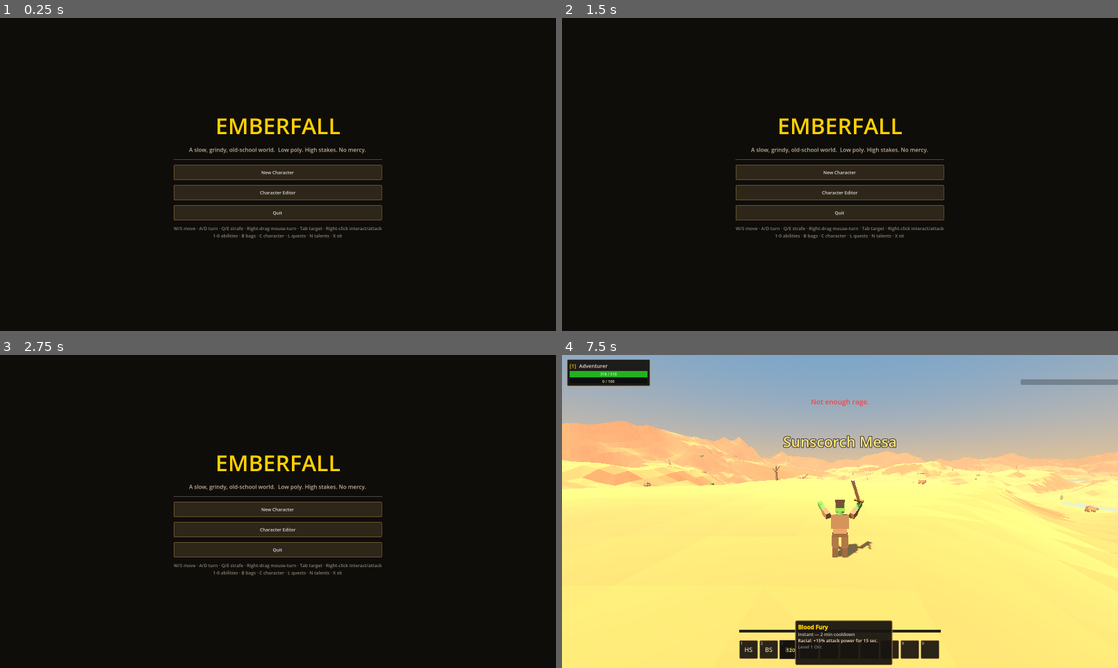
Above: before the commit, frames 1-4 (two rows, left to right).
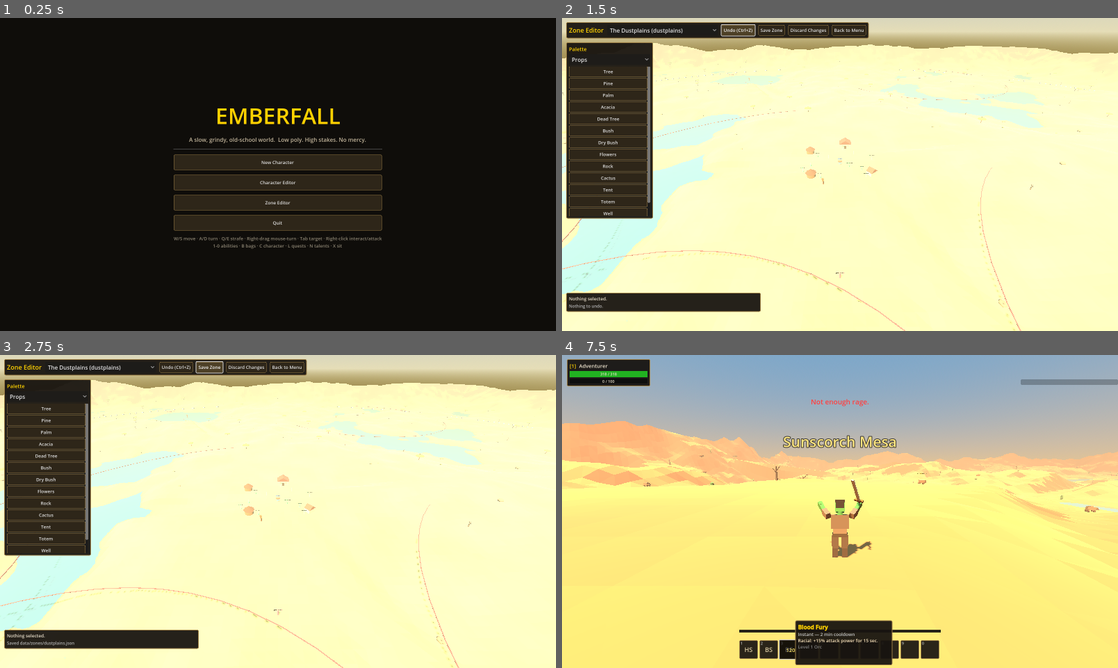
Above: after the commit, the same moments.

Repository: DenislavB/game
Game: Godot game, scene res://scenes/Main.tscn
The game is run twice, just before and just after one commit, with the same random seed, the same clock (stepped at 60 frames per second) and the same inputs.
Inputs (mouse positions are in pixels of both pictures, inside the frame that each line leads up to):
- Up to frame 1 (0.25 s): no input
- Up to frame 2 (1.5 s): click (840, 202) at 0.5 s, where only the run after the commit has a clickable "Zone Editor"; click (739, 30) at 1.25 s, where only the run after the commit has a clickable "Undo (Ctrl+Z)"
- Up to frame 3 (2.75 s): click (211, 367) at 2 s, where only the run after the commit has a clickable "Save Zone"
- Up to frame 4 (7.5 s): click (806, 367) at 2.75 s, where only the run after the commit has a clickable "Discard Changes"; click (851, 367) at 3.5 s, where only the run after the commit has a clickable "Back to Menu"; click "New Character" at 4.25 s; click "Enter the World" at 5 s; click "HS" at 5.75 s; click "BS" at 6.5 s; click "BF" at 7.25 s

The runs differ from the first frame. In frame 1, 7.9% of the frame differs, in the area x 31-69%, y 28-74%; in frame 2, 95%; in frame 3, 95%, in the area x 0-100%, y 0-100%; in frame 4, less than 0.1%.

Commit message:
Add drag-to-place Zone Editor with undo and JSON write-back
- New Zone Editor screen on the main menu: pick any zone, fly around
  it (WASD + RMB look, wheel for speed) and edit it live.
- Palette panels for props, buildings, NPCs, mob spawn areas and gather
  areas; picking a brush shows a translucent ghost that follows the
  terrain, LMB drops it (repeatable), RMB/Esc cancels.
- Click any placed object to select it: drag to move (snapped to 0.5m),
  R / Shift+R rotates, +/- scales meshes or resizes spawn/gather radii,
  Delete removes. Selection ring + live info readout.
- Undo stack (Ctrl+Z, 50 steps) covering place, move, rotate, scale and
  delete; Discard Changes re-reads the JSON from disk.
- Save writes straight back to data/zones/<id>.json and updates the
  live DB so a play session picks the changes up immediately.
- Zone.build gained a decor_only mode (terrain/sky/water/ambient props)
  so the editor draws all placeable content itself, and zones now render
  a placed_props list for exact hand-placed props alongside the random
  scatter sets.

Diff:
--- a/scripts/main.gd
+++ b/scripts/main.gd
@@ -12,6 +12,7 @@
 
 
 var editor: CharacterEditor = null
+var zone_editor: ZoneEditor = null
 
 
 func _ready() -> void:
@@ -20,6 +21,7 @@
 	add_child(menus)
 	menus.start_game.connect(_on_start_game)
 	menus.open_editor.connect(_on_open_editor)
+	menus.open_zone_editor.connect(_on_open_zone_editor)
 	Events.request_zone_travel.connect(_on_zone_travel)
 	Events.request_exit_to_menu.connect(_on_exit_to_menu)
 
@@ -45,6 +47,18 @@
 	editor.closed.connect(func():
 		editor.queue_free()
 		editor = null
+		menus.visible = true
+		menus.show_menu())
+
+
+func _on_open_zone_editor() -> void:
+	menus.visible = false
+	zone_editor = ZoneEditor.new()
+	add_child(zone_editor)
+	zone_editor.closed.connect(func():
+		zone_editor.queue_free()
+		zone_editor = null
+		Game.zone_node = null
 		menus.visible = true
 		menus.show_menu())
 
--- a/scripts/screens/menus.gd
+++ b/scripts/screens/menus.gd
@@ -4,6 +4,7 @@
 
 signal start_game
 signal open_editor
+signal open_zone_editor
 
 var menu_root: Control
 var create_root: Control
@@ -74,6 +75,9 @@
 	var editor_b := UI.button("Character Editor", func(): open_editor.emit())
 	editor_b.custom_minimum_size = Vector2(280, 44)
 	v.add_child(editor_b)
+	var zone_editor_b := UI.button("Zone Editor", func(): open_zone_editor.emit())
+	zone_editor_b.custom_minimum_size = Vector2(280, 44)
+	v.add_child(zone_editor_b)
 	var quitb := UI.button("Quit", func(): get_tree().quit())
 	quitb.custom_minimum_size = Vector2(280, 44)
 	v.add_child(quitb)
--- /dev/null
+++ b/scripts/screens/zone_editor.gd
@@ -0,0 +1,586 @@
+class_name ZoneEditor
+extends Node3D
+## Zone Editor — drag-to-place world editing, in-game.
+##
+## Pick a zone, fly around it, and place props, buildings, NPCs, mob
+## spawns and gather areas straight into the world. Everything edits a
+## working copy of the zone's JSON definition and writes back to
+## res://data/zones/<id>.json on Save.
+##
+## Controls:
+##   WASD + mouse wheel .... fly / fly speed
+##   Hold RMB + drag ....... look around
+##   Palette click ......... pick a brush, LMB places, Esc/RMB cancels
+##   LMB on an object ...... select it; drag to move it
+##   R / Shift+R ........... rotate selection +/- 15 degrees
+##   + / - ................. scale selection (props and buildings)
+##   Delete ................ remove selection
+##   Ctrl+Z ................ undo
+
+signal closed
+
+const FLY_SPEED_MIN := 6.0
+const FLY_SPEED_MAX := 120.0
+const UNDO_LIMIT := 50
+
+# Palette contents. NPC kinds and mob/gather types come from data.
+const PROP_TYPES := ["tree", "pine", "palm", "acacia", "dead_tree", "bush",
+	"dry_bush", "flowers", "rock", "cactus", "tent", "totem", "well", "campfire"]
+const BUILDING_TYPES := ["human_house", "human_inn", "church", "tower",
+	"orc_hut", "orc_hall", "campfire"]
+
+var zone_id := ""
+var zdef: Dictionary = {}        # working copy; written back on Save
+var zone: Zone = null
+
+var cam: Camera3D
+var _fly_speed := 30.0
+var _looking := false
+
+# One overlay node per editable JSON entry, kept in lockstep.
+# Each record: {cat, entry (Dictionary ref into zdef), node}
+var _objects: Array = []
+var _overlay: Node3D = null
+
+var _brush_cat := ""             # "" = no brush (select mode)
+var _brush_type := ""
+var _ghost: Node3D = null
+var _selected: Dictionary = {}   # record from _objects, {} = none
+var _sel_ring: MeshInstance3D = null
+var _dragging := false
+var _drag_before: Dictionary = {}  # zdef snapshot for the move's undo step
+
+var _undo_stack: Array = []
+
+# UI
+var ui: CanvasLayer
+var palette_box: VBoxContainer
+var info_label: Label
+var status_label: Label
+var zone_pick: OptionButton
+var cat_pick: OptionButton
+
+
+func _ready() -> void:
+	cam = Camera3D.new()
+	cam.far = 900.0
+	cam.position = Vector3(0, 80, 120)
+	cam.rotation_degrees.x = -35
+	add_child(cam)
+	cam.current = true
+	_build_ui()
+	var first := ""
+	for zid in DB.zones:
+		first = str(zid)
+		break
+	_load_zone(first)
+
+
+func _exit_tree() -> void:
+	if Game.zone_node == zone:
+		Game.zone_node = null
+
+
+# ================================================================ zone load
+
+func _load_zone(zid: String) -> void:
+	zone_id = zid
+	zdef = (DB.zones[zid] as Dictionary).duplicate(true)
+	if zone != null and is_instance_valid(zone):
+		zone.queue_free()
+	zone = Zone.new()
+	add_child(zone)
+	zone.build(zid, true)  # terrain/sky/water only; we draw the rest
+	_undo_stack.clear()
+	_selected = {}
+	_cancel_brush()
+	_rebuild_overlay()
+	_status("Editing %s — %d placeable objects." % [str(zdef.get("name", zid)), _objects.size()])
+
+
+func _rebuild_overlay() -> void:
+	## (Re)draw every editable object from the working definition.
+	_objects.clear()
+	_selected = {}
+	if _overlay != null and is_instance_valid(_overlay):
+		_overlay.queue_free()
+	_overlay = Node3D.new()
+	add_child(_overlay)
+	_sel_ring = MeshInstance3D.new()
+	var ring := TorusMesh.new()
+	ring.inner_radius = 1.2
+	ring.outer_radius = 1.45
+	_sel_ring.mesh = ring
+	_sel_ring.material_override = Props.mat(Color(1.0, 0.82, 0.0), true)
+	_sel_ring.visible = false
+	_overlay.add_child(_sel_ring)
+	for b in zdef.get("buildings", []):
+		_add_object("buildings", b)
+	for p in zdef.get("placed_props", []):
+		_add_object("placed_props", p)
+	for n in zdef.get("npcs", []):
+		_add_object("npcs", n)
+	for s in zdef.get("spawns", []):
+		_add_object("spawns", s)
+	for g in zdef.get("gather_nodes", []):
+		_add_object("gather_nodes", g)
+
+
+func _add_object(cat: String, entry: Dictionary) -> Dictionary:
+	var node := _make_visual(cat, entry)
+	_overlay.add_child(node)
+	_position_visual(node, entry)
+	var rec := { "cat": cat, "entry": entry, "node": node }
+	_objects.append(rec)
+	return rec
+
+
+func _make_visual(cat: String, entry: Dictionary) -> Node3D:
+	match cat:
+		"buildings":
+			var btype := str(entry["type"])
+			var rng := RandomNumberGenerator.new()
+			return Props.build_prop("campfire", rng) if btype == "campfire" else Props.build_building(btype)
+		"placed_props":
+			var rng2 := RandomNumberGenerator.new()
+			rng2.seed = int(entry.get("x", 0)) * 31 + int(entry.get("z", 0))
+			return Props.build_prop(str(entry["type"]), rng2)
+		"npcs":
+			return _marker(Color(0.35, 0.95, 0.35), str(entry.get("name", "NPC")), 0.0)
+		"spawns":
+			return _marker(Color(0.9, 0.25, 0.25),
+				"%s x%d" % [str(entry.get("mob", "?")), int(entry.get("count", 1))],
+				float(entry.get("r", 10)))
+		"gather_nodes":
+			return _marker(Color(0.4, 0.7, 1.0),
+				"%s x%d" % [str(entry.get("type", "?")), int(entry.get("count", 1))],
+				float(entry.get("r", 10)))
+	return Node3D.new()
+
+
+func _marker(color: Color, text: String, radius: float) -> Node3D:
+	## Pin + floating label; area entries also show their radius ring.
+	var root := Node3D.new()
+	var post := MeshInstance3D.new()
+	post.mesh = Props._cyl(0.12, 0.3, 2.6, 6)
+	post.material_override = Props.mat(color, true)
+	post.position.y = 1.3
+	root.add_child(post)
+	var lbl := Label3D.new()
+	lbl.text = text
+	lbl.font_size = 36
+	lbl.pixel_size = 0.012
+	lbl.billboard = BaseMaterial3D.BILLBOARD_ENABLED
+	lbl.position.y = 3.2
+	lbl.modulate = color.lightened(0.3)
+	root.add_child(lbl)
+	if radius > 0.5:
+		var ring := MeshInstance3D.new()
+		var torus := TorusMesh.new()
+		torus.inner_radius = radius - 0.15
+		torus.outer_radius = radius + 0.15
+		ring.mesh = torus
+		ring.material_override = Props.mat(Color(color, 0.5))
+		ring.position.y = 0.4
+		root.add_child(ring)
+	return root
+
+
+func _position_visual(node: Node3D, entry: Dictionary) -> void:
+	var x := float(entry.get("x", 0))
+	var z := float(entry.get("z", 0))
+	node.position = Vector3(x, zone.terrain.height_at(x, z) - 0.05, z)
+	node.rotation.y = deg_to_rad(float(entry.get("rot", 0)))
+	if entry.has("scale"):
+		node.scale = Vector3.ONE * float(entry["scale"])
+
+
+# ================================================================ input
+
+func _unhandled_input(event: InputEvent) -> void:
+	if event is InputEventMouseButton:
+		var mb := event as InputEventMouseButton
+		match mb.button_index:
+			MOUSE_BUTTON_WHEEL_UP:
+				_fly_speed = minf(_fly_speed * 1.15, FLY_SPEED_MAX)
+			MOUSE_BUTTON_WHEEL_DOWN:
+				_fly_speed = maxf(_fly_speed / 1.15, FLY_SPEED_MIN)
+			MOUSE_BUTTON_RIGHT:
+				if mb.pressed and _brush_cat != "":
+					_cancel_brush()
+				else:
+					_looking = mb.pressed
+					Input.mouse_mode = Input.MOUSE_MODE_CAPTURED if mb.pressed else Input.MOUSE_MODE_VISIBLE
+			MOUSE_BUTTON_LEFT:
+				if mb.pressed:
+					_on_click(mb.position)
+				elif _dragging:
+					_end_drag()
+	elif event is InputEventMouseMotion:
+		var mm := event as InputEventMouseMotion
+		if _looking:
+			cam.rotation.y -= mm.relative.x * 0.0038
+			cam.rotation.x = clampf(cam.rotation.x - mm.relative.y * 0.0038, deg_to_rad(-85), deg_to_rad(60))
+		elif _dragging and not _selected.is_empty():
+			var hit := _ground_at(mm.position)
+			if hit != Vector3.INF:
+				_move_selected(hit)
+		elif _brush_cat != "" and _ghost != null:
+			var hit2 := _ground_at(mm.position)
+			if hit2 != Vector3.INF:
+				_ghost.position = hit2 - Vector3(0, 0.05, 0)
+	elif event is InputEventKey and (event as InputEventKey).pressed:
+		var k := event as InputEventKey
+		if k.keycode == KEY_ESCAPE:
+			if _brush_cat != "":
+				_cancel_brush()
+			elif not _selected.is_empty():
+				_set_selected({})
+			else:
+				closed.emit()
+		elif k.keycode == KEY_Z and k.ctrl_pressed:
+			_undo()
+		elif k.keycode == KEY_DELETE and not _selected.is_empty():
+			_delete_selected()
+		elif k.keycode == KEY_R and not _selected.is_empty():
+			_rotate_selected(-15.0 if k.shift_pressed else 15.0)
+		elif k.keycode in [KEY_EQUAL, KEY_KP_ADD] and not _selected.is_empty():
+			_scale_selected(1.15)
+		elif k.keycode in [KEY_MINUS, KEY_KP_SUBTRACT] and not _selected.is_empty():
+			_scale_selected(1.0 / 1.15)
+
+
+func _process(delta: float) -> void:
+	var dir := Vector3.ZERO
+	if Input.is_key_pressed(KEY_W):
+		dir -= cam.global_transform.basis.z
+	if Input.is_key_pressed(KEY_S):
+		dir += cam.global_transform.basis.z
+	if Input.is_key_pressed(KEY_A):
+		dir -= cam.global_transform.basis.x
+	if Input.is_key_pressed(KEY_D):
+		dir += cam.global_transform.basis.x
+	if dir.length_squared() > 0.01:
+		cam.position += dir.normalized() * _fly_speed * delta
+		var half := float(zdef.get("size", 800)) * 0.55
+		cam.position.x = clampf(cam.position.x, -half, half)
+		cam.position.z = clampf(cam.position.z, -half, half)
+		cam.position.y = clampf(cam.position.y, 3.0, 260.0)
+	if not _selected.is_empty() and is_instance_valid(_selected["node"]):
+		_sel_ring.visible = true
+		_sel_ring.position = (_selected["node"] as Node3D).position + Vector3(0, 0.35, 0)
+	else:
+		_sel_ring.visible = false
+
+
+# ================================================================ picking
+
+func _ground_at(screen_pos: Vector2) -> Vector3:
+	var from := cam.project_ray_origin(screen_pos)
+	var dir := cam.project_ray_normal(screen_pos)
+	var query := PhysicsRayQueryParameters3D.create(from, from + dir * 1200.0, 1)
+	var hit := get_world_3d().direct_space_state.intersect_ray(query)
+	if hit.is_empty():
+		return Vector3.INF
+	return hit["position"] as Vector3
+
+
+func _on_click(screen_pos: Vector2) -> void:
+	if _brush_cat != "":
+		var ground := _ground_at(screen_pos)
+		if ground != Vector3.INF:
+			_place_brush(ground)
+		return
+	# Select: nearest object to the click ray, generous 3m grab radius.
+	var from := cam.project_ray_origin(screen_pos)
+	var dir := cam.project_ray_normal(screen_pos)
+	var best: Dictionary = {}
+	var best_d := 3.5
+	for rec in _objects:
+		var node := rec["node"] as Node3D
+		if not is_instance_valid(node):
+			continue
+		var to_obj := (node.position + Vector3(0, 1.2, 0)) - from
+		var along := to_obj.dot(dir)
+		if along < 1.0:
+			continue
+		var d := (to_obj - dir * along).length()
+		if d < best_d:
+			best_d = d
+			best = rec
+	_set_selected(best)
+	if not best.is_empty():
+		_drag_before = zdef.duplicate(true)
+		_dragging = true
+
+
+func _set_selected(rec: Dictionary) -> void:
+	_selected = rec
+	if rec.is_empty():
+		info_label.text = "Nothing selected."
+		return
+	var e: Dictionary = rec["entry"]
+	var what := str(e.get("type", e.get("mob", e.get("name", "object"))))
+	info_label.text = "%s [%s]  (%d, %d)\nDrag to move — R rotate, +/- scale, Del remove" \
+		% [what, str(rec["cat"]), int(e.get("x", 0)), int(e.get("z", 0))]
+
+
+# ================================================================ editing ops
+
+func _snapshot(desc: String) -> void:
+	_undo_stack.append({ "desc": desc, "zdef": zdef.duplicate(true) })
+	if _undo_stack.size() > UNDO_LIMIT:
+		_undo_stack.pop_front()
+
+
+func _undo() -> void:
+	if _undo_stack.is_empty():
+		_status("Nothing to undo.")
+		return
+	var step: Dictionary = _undo_stack.pop_back()
+	zdef = step["zdef"]
+	_rebuild_overlay()
+	_status("Undid: %s" % str(step["desc"]))
+
+
+func _move_selected(ground: Vector3) -> void:
+	var e: Dictionary = _selected["entry"]
+	e["x"] = snappedf(ground.x, 0.5)
+	e["z"] = snappedf(ground.z, 0.5)
+	_position_visual(_selected["node"] as Node3D, e)
+	_set_selected(_selected)  # refresh coords in the info line
+
+
+func _end_drag() -> void:
+	_dragging = false
+	if _drag_before.is_empty():
+		return
+	# Only record an undo step if the drag actually moved something.
+	if JSON.stringify(_drag_before) != JSON.stringify(zdef):
+		_undo_stack.append({ "desc": "move", "zdef": _drag_before })
+		if _undo_stack.size() > UNDO_LIMIT:
+			_undo_stack.pop_front()
+	_drag_before = {}
+
+
+func _rotate_selected(degrees: float) -> void:
+	_snapshot("rotate")
+	var e: Dictionary = _selected["entry"]
+	e["rot"] = fmod(float(e.get("rot", 0)) + degrees + 360.0, 360.0)
+	_position_visual(_selected["node"] as Node3D, e)
+
+
+func _scale_selected(factor: float) -> void:
+	var cat := str(_selected["cat"])
+	if cat in ["npcs", "spawns", "gather_nodes"]:
+		# Area entries scale their RADIUS instead of a mesh.
+		if cat == "npcs":
+			return
+		_snapshot("resize area")
+		var e: Dictionary = _selected["entry"]
+		e["r"] = clampf(float(e.get("r", 10)) * factor, 3.0, 120.0)
+		_refresh_selected_visual()
+		return
+	_snapshot("scale")
+	var e2: Dictionary = _selected["entry"]
+	e2["scale"] = clampf(float(e2.get("scale", 1.0)) * factor, 0.25, 4.0)
+	_position_visual(_selected["node"] as Node3D, e2)
+
+
+func _refresh_selected_visual() -> void:
+	## Rebuild just the selected object's node (labels/rings show live data).
+	var rec := _selected
+	var old := rec["node"] as Node3D
+	if is_instance_valid(old):
+		old.queue_free()
+	var node := _make_visual(str(rec["cat"]), rec["entry"])
+	_overlay.add_child(node)
+	_position_visual(node, rec["entry"])
+	rec["node"] = node
+	_set_selected(rec)
+
+
+func _delete_selected() -> void:
+	_snapshot("delete")
+	var rec := _selected
+	var arr: Array = zdef.get(str(rec["cat"]), [])
+	arr.erase(rec["entry"])
+	var node := rec["node"] as Node3D
+	if is_instance_valid(node):
+		node.queue_free()
+	_objects.erase(rec)
+	_set_selected({})
+	_status("Deleted.")
+
+
+# ================================================================ brush
+
+func _pick_brush(cat: String, type_id: String) -> void:
+	_set_selected({})
+	_brush_cat = cat
+	_brush_type = type_id
+	if _ghost != null and is_instance_valid(_ghost):
+		_ghost.queue_free()
+	_ghost = _make_visual(cat, _brush_entry(Vector3.ZERO))
+	_ghost_translucent(_ghost)
+	_overlay.add_child(_ghost)
+	_status("Placing %s — click to drop, right-click/Esc to stop." % type_id)
+
+
+func _ghost_translucent(node: Node3D) -> void:
+	for child in node.get_children():
+		if child is MeshInstance3D:
+			var mi := child as MeshInstance3D
+			var m := StandardMaterial3D.new()
+			m.albedo_color = Color(0.5, 0.9, 1.0, 0.45)
+			m.transparency = BaseMaterial3D.TRANSPARENCY_ALPHA
+			mi.material_override = m
+		if child is Node3D:
+			_ghost_translucent(child as Node3D)
+
+
+func _brush_entry(at: Vector3) -> Dictionary:
+	var x := snappedf(at.x, 0.5)
+	var z := snappedf(at.z, 0.5)
+	match _brush_cat:
+		"buildings":
+			return { "type": _brush_type, "x": x, "z": z, "rot": 0 }
+		"placed_props":
+			return { "type": _brush_type, "x": x, "z": z, "rot": 0 }
+		"npcs":
+			return { "id": "npc_%d" % (Time.get_ticks_msec() % 1000000), "name": "New NPC",
+				"title": "Villager", "kind": "villager", "x": x, "z": z }
+		"spawns":
+			var mdef: Dictionary = DB.mob(_brush_type)
+			var lo: int = int(mdef.get("level", [1, 1])[0]) if mdef.get("level") is Array else 1
+			return { "mob": _brush_type, "x": x, "z": z, "r": 25, "count": 4,
+				"level": [lo, lo + 2], "respawn": 45 }
+		"gather_nodes":
+			return { "type": _brush_type, "x": x, "z": z, "r": 40, "count": 3, "respawn": 180 }
+	return {}
+
+
+func _place_brush(ground: Vector3) -> void:
+	_snapshot("place %s" % _brush_type)
+	var entry := _brush_entry(ground)
+	if not zdef.has(_brush_cat):
+		zdef[_brush_cat] = []
+	(zdef[_brush_cat] as Array).append(entry)
+	var rec := _add_object(_brush_cat, entry)
+	_set_selected(rec)
+	_status("Placed %s at (%d, %d). Keep clicking to place more." % [_brush_type, int(entry["x"]), int(entry["z"])])
+
+
+func _cancel_brush() -> void:
+	_brush_cat = ""
+	_brush_type = ""
+	if _ghost != null and is_instance_valid(_ghost):
+		_ghost.queue_free()
+	_ghost = null
+
+
+# ================================================================ UI
+
+func _build_ui() -> void:
+	ui = CanvasLayer.new()
+	add_child(ui)
+
+	var top := UI.panel()
+	top.position = Vector2(12, 12)
+	ui.add_child(top)
+	var top_h := HBoxContainer.new()
+	top_h.add_theme_constant_override("separation", 10)
+	top.add_child(top_h)
+	top_h.add_child(UI.header("Zone Editor"))
+	zone_pick = OptionButton.new()
+	for zid in DB.zones:
+		zone_pick.add_item("%s (%s)" % [str(DB.zones[zid].get("name", zid)), str(zid)])
+		zone_pick.set_item_metadata(zone_pick.item_count - 1, str(zid))
+	zone_pick.item_selected.connect(func(i):
+		_load_zone(str(zone_pick.get_item_metadata(i))))
+	top_h.add_child(zone_pick)
+	top_h.add_child(UI.button("Undo (Ctrl+Z)", _undo))
+	top_h.add_child(UI.button("Save Zone", _save))
+	top_h.add_child(UI.button("Discard Changes", func():
+		DB.reload()
+		_load_zone(zone_id)))
+	top_h.add_child(UI.button("Back to Menu", func(): closed.emit()))
+
+	var side := UI.panel()
+	side.position = Vector2(12, 70)
+	side.custom_minimum_size = Vector2(250, 0)
+	ui.add_child(side)
+	var side_v := VBoxContainer.new()
+	side.add_child(side_v)
+	side_v.add_child(UI.label("Palette", 15, UI.COL_GOLD))
+	cat_pick = OptionButton.new()
+	for cat_name in ["Props", "Buildings", "NPCs", "Mob Spawns", "Gather Nodes"]:
+		cat_pick.add_item(cat_name)
+	cat_pick.item_selected.connect(func(_i): _rebuild_palette())
+	side_v.add_child(cat_pick)
+	var sc := ScrollContainer.new()
+	sc.custom_minimum_size = Vector2(230, 430)
+	side_v.add_child(sc)
+	palette_box = VBoxContainer.new()
+	palette_box.size_flags_horizontal = Control.SIZE_EXPAND_FILL
+	sc.add_child(palette_box)
+
+	var bottom := UI.panel()
+	bottom.set_anchors_preset(Control.PRESET_BOTTOM_LEFT)
+	bottom.position = Vector2(12, -110)
+	bottom.custom_minimum_size = Vector2(560, 0)
+	ui.add_child(bottom)
+	var bot_v := VBoxContainer.new()
+	bottom.add_child(bot_v)
+	info_label = UI.label("Nothing selected.", 13)
+	bot_v.add_child(info_label)
+	status_label = UI.label("WASD fly, wheel speed, hold RMB to look. Click objects to select and drag.", 12, Color(0.7, 0.7, 0.7))
+	bot_v.add_child(status_label)
+
+	_rebuild_palette()
+
+
+func _rebuild_palette() -> void:
+	for c in palette_box.get_children():
+		palette_box.remove_child(c)
+		c.queue_free()
+	var entries: Array = []  # [cat, id, label]
+	match cat_pick.selected:
+		0:
+			for t in PROP_TYPES:
+				entries.append(["placed_props", t, t.capitalize()])
+		1:
+			for t in BUILDING_TYPES:
+				entries.append(["buildings", t, t.capitalize()])
+		2:
+			entries.append(["npcs", "villager", "New NPC (edit JSON for role)"])
+		3:
+			var mob_ids: Array = DB.mobs.keys()
+			mob_ids.sort()
+			for mid in mob_ids:
+				entries.append(["spawns", str(mid), str(DB.mobs[mid].get("name", mid))])
+		4:
+			for gid in DB.professions.get("nodes", {}):
+				entries.append(["gather_nodes", str(gid), str(DB.professions["nodes"][gid].get("name", gid))])
+	for e in entries:
+		var cat := str(e[0])
+		var tid := str(e[1])
+		var b := UI.button(str(e[2]), func(): _pick_brush(cat, tid))
+		palette_box.add_child(b)
+
+
+func _status(text: String) -> void:
+	status_label.text = text
+
+
+# ================================================================ saving
+
+func _save() -> void:
+	DB.zones[zone_id] = zdef.duplicate(true)
+	var f := FileAccess.open("res://data/zones/%s.json" % zone_id, FileAccess.WRITE)
+	if f == null:
+		_status("Could not write zone file (exported builds are read-only).")
+		return
+	f.store_string(JSON.stringify(zdef, "  ") + "\n")
+	f.close()
+	_status("Saved data/zones/%s.json" % zone_id)
--- a/scripts/world/zone.gd
+++ b/scripts/world/zone.gd
@@ -21,7 +21,10 @@
 var _day_fog: Color
 
 
-func build(zone_id: String) -> void:
+func build(zone_id: String, decor_only: bool = false) -> void:
+	## decor_only builds just terrain/sky/water/scattered props — the Zone
+	## Editor uses it and draws all placeable content itself so edits are
+	## live instead of requiring a rebuild.
 	zone_def = DB.zones[zone_id]
 	Game.current_zone_id = zone_id
 	Game.zone_node = self
@@ -34,6 +37,9 @@
 	_build_environment()
 	_build_water()
 	_scatter_props()
+	if decor_only:
+		return
+	_place_set_props()
 	_place_buildings()
 	_place_npcs()
 	_spawn_mobs()
@@ -195,6 +201,22 @@
 			prop.position = Vector3(p.x, h - 0.1, p.y)
 			prop.rotation.y = _rng.randf() * TAU
 			add_child(prop)
+
+
+func _place_set_props() -> void:
+	## Hand-placed props from the Zone Editor: exact position, rotation
+	## and scale, unlike the randomly scattered ambient "props" sets.
+	for p in zone_def.get("placed_props", []):
+		var x := float(p["x"])
+		var z := float(p["z"])
+		var prop := Props.build_prop(str(p["type"]), _rng)
+		prop.position = Vector3(x, terrain.height_at(x, z) - 0.05, z)
+		prop.rotation.y = deg_to_rad(float(p.get("rot", 0)))
+		if p.has("scale"):
+			prop.scale = Vector3.ONE * float(p["scale"])
+		add_child(prop)
+		if str(p["type"]) == "campfire":
+			rest_spots.append(Vector3(x, 0, z))
 
 
 func _place_buildings() -> void:
